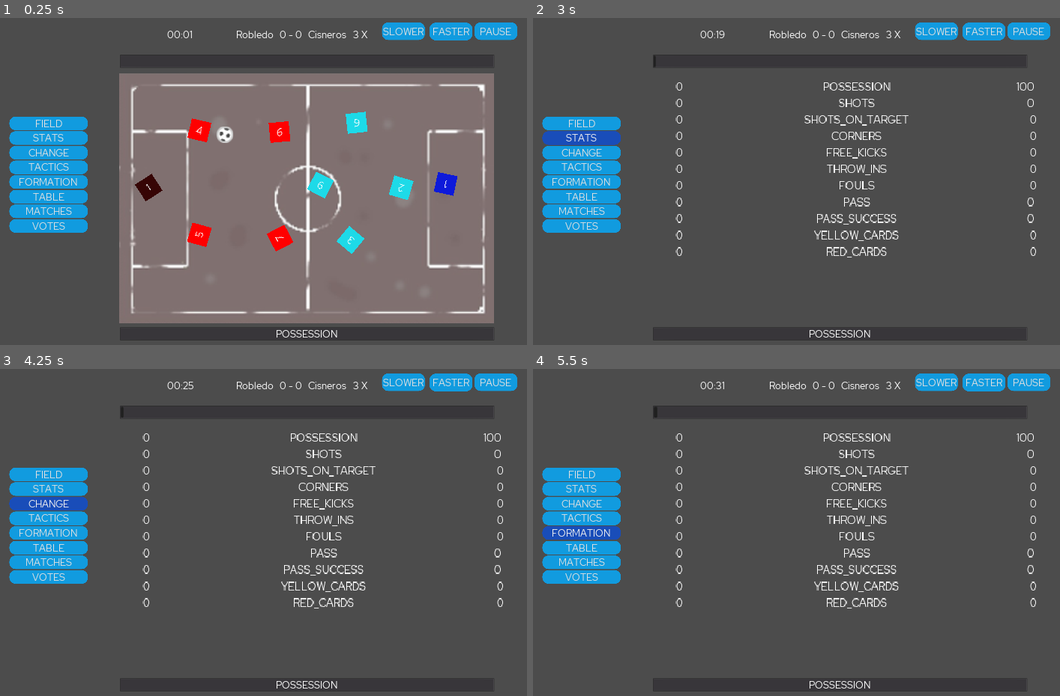
Above: before the commit, frames 1-4 (two rows, left to right).
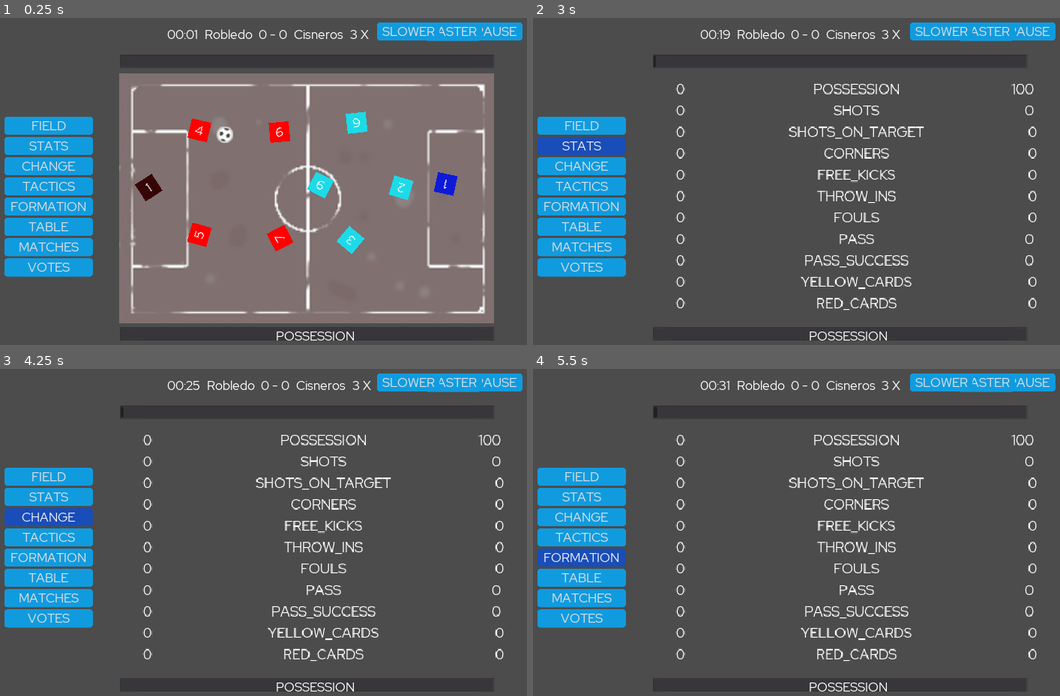
Above: after the commit, the same moments.

Repository: dulvui/futsal-manager
Game: Godot game, scene res://src/screens/match/Match.tscn
Same seed, same stepped clock (60 frames per second), same inputs: the game is played once before the commit and once after it. This scene is started directly instead of the project's main scene.
Inputs:
- Up to frame 1 (0.25 s): no input
- Up to frame 2 (3 s): click "FASTER" at 0.5 s; click "SLOWER" at 1.25 s; click "FIELD" at 2 s; click "STATS" at 2.75 s
- Up to frame 3 (4.25 s): click "CHANGE" at 3.5 s
- Up to frame 4 (5.5 s): click "TACTICS" at 4.25 s; click "FORMATION" at 5 s

The runs differ from the first frame. In frame 1, 6.1% of the frame differs, in the area x 0-100%, y 1-99%; in frame 2, 10%; in frame 3, 11%; in frame 4, 11%.
Error in both runs: Invalid get index '1' (on base: 'Array'). (res://src/utils/calendar-util/CalendarUtil.gd:86)

Commit message:
started create calendar with python. fixed formation player list last player missing bug

Diff:
--- a/game/button-normal.tres
+++ b/game/button-normal.tres
@@ -2,7 +2,9 @@
 
 [resource]
 bg_color = Color( 0.0666667, 0.607843, 0.87451, 1 )
-corner_radius_top_left = 20
-corner_radius_top_right = 20
-corner_radius_bottom_right = 20
-corner_radius_bottom_left = 20
+corner_radius_top_left = 10
+corner_radius_top_right = 10
+corner_radius_bottom_right = 10
+corner_radius_bottom_left = 10
+expand_margin_left = 16.0
+expand_margin_right = 16.0
--- a/game/button-pressed.tres
+++ b/game/button-pressed.tres
@@ -2,7 +2,9 @@
 
 [resource]
 bg_color = Color( 0.0980392, 0.301961, 0.72549, 1 )
-corner_radius_top_left = 20
-corner_radius_top_right = 20
-corner_radius_bottom_right = 20
-corner_radius_bottom_left = 20
+corner_radius_top_left = 10
+corner_radius_top_right = 10
+corner_radius_bottom_right = 10
+corner_radius_bottom_left = 10
+expand_margin_left = 15.0
+expand_margin_right = 15.0
--- a/game/src/screens/dashboard/Dashboard.gd
+++ b/game/src/screens/dashboard/Dashboard.gd
@@ -6,7 +6,6 @@
 	$TeamName.text = DataSaver.team["name"]
 #	$Buttons/Manager.text =  DataSaver.manager["name"] + " " + DataSaver.manager["surname"]
 
-	$PlayerPopUp/PlayerList.add_players()
 	$AllPlayersPopup/AllPlayerList.add_all_players()
 
 	$Date.text = CalendarUtil.get_date()
--- a/game/src/screens/match/Match.gd
+++ b/game/src/screens/match/Match.gd
@@ -17,11 +17,12 @@
 
 	var next_match = CalendarUtil.get_next_match()
 
-	for team in DataSaver.teams:
-		if team["name"] == next_match["home"]:
-			home_team = team
-		if team["name"] == next_match["away"]:
-			away_team = team
+	if next_match != null:
+		for team in DataSaver.teams:
+			if team["name"] == next_match["home"]:
+				home_team = team
+			if team["name"] == next_match["away"]:
+				away_team = team
 
 	$HUD/TopBar/Home.text = next_match["home"]
 	$HUD/TopBar/Away.text = next_match["away"]
--- a/game/src/screens/menu/Menu.tscn
+++ b/game/src/screens/menu/Menu.tscn
@@ -13,6 +13,14 @@
 "_edit_use_anchors_": false
 }
 
+[node name="ColorRect" type="ColorRect" parent="."]
+anchor_right = 1.0
+anchor_bottom = 1.0
+color = Color( 0, 0, 0, 1 )
+__meta__ = {
+"_edit_use_anchors_": false
+}
+
 [node name="CenterContainer" type="CenterContainer" parent="."]
 anchor_right = 1.0
 anchor_bottom = 1.0
@@ -21,26 +29,27 @@
 }
 
 [node name="VBoxContainer" type="VBoxContainer" parent="CenterContainer"]
-margin_left = 877.0
-margin_top = 471.0
-margin_right = 1042.0
-margin_bottom = 608.0
+margin_left = 825.0
+margin_top = 428.0
+margin_right = 1094.0
+margin_bottom = 651.0
+custom_constants/separation = 8
 
 [node name="Continue" type="Button" parent="CenterContainer/VBoxContainer"]
-margin_right = 165.0
-margin_bottom = 43.0
+margin_right = 269.0
+margin_bottom = 69.0
 text = "CONTINUE"
 
 [node name="StartGame" type="Button" parent="CenterContainer/VBoxContainer"]
-margin_top = 47.0
-margin_right = 165.0
-margin_bottom = 90.0
+margin_top = 77.0
+margin_right = 269.0
+margin_bottom = 146.0
 text = "START"
 
 [node name="Settings" type="Button" parent="CenterContainer/VBoxContainer"]
-margin_top = 94.0
-margin_right = 165.0
-margin_bottom = 137.0
+margin_top = 154.0
+margin_right = 269.0
+margin_bottom = 223.0
 text = "SETTINGS"
 
 [node name="icon" type="Sprite" parent="."]
--- a/game/src/screens/splash/SplashScreen.tscn
+++ b/game/src/screens/splash/SplashScreen.tscn
@@ -9,6 +9,14 @@
 anchor_bottom = 1.0
 theme = ExtResource( 1 )
 script = ExtResource( 2 )
+__meta__ = {
+"_edit_use_anchors_": false
+}
+
+[node name="BG" type="ColorRect" parent="."]
+anchor_right = 1.0
+anchor_bottom = 1.0
+color = Color( 0, 0, 0, 1 )
 __meta__ = {
 "_edit_use_anchors_": false
 }
--- a/game/src/ui-components/player-list/PlayerList.gd
+++ b/game/src/ui-components/player-list/PlayerList.gd
@@ -5,43 +5,43 @@
 const PlayerProfile = preload("res://src/ui-components/player-profile/PlayerProfile.tscn")
 
 func add_players():
+	var g = DataSaver.team["players"]["G"]
+	var player_profile_g = PlayerProfile.instance()
+	player_profile_g.connect("player_select",self,"select_player",[g])
+	player_profile_g.set_up_info(g)
+	$ItemList.add_child(player_profile_g)
+
+
+	var d = DataSaver.team["players"]["D"]
+	var player_profile_d = PlayerProfile.instance()
+	player_profile_d.connect("player_select",self,"select_player",[d])
+	player_profile_d.set_up_info(d)
+	$ItemList.add_child(player_profile_d)
+
+	var wl = DataSaver.team["players"]["WL"]
+	var player_profile_wl = PlayerProfile.instance()
+	player_profile_wl.connect("player_select",self,"select_player",[wl])
+	player_profile_wl.set_up_info(wl)
+	$ItemList.add_child(player_profile_wl)
+
+	var wr = DataSaver.team["players"]["WR"]
+	var player_profile_wr = PlayerProfile.instance()
+	player_profile_wr.connect("player_select",self,"select_player",[wr])
+	player_profile_wr.set_up_info(wr)
+	$ItemList.add_child(player_profile_wr)
+
+	var p = DataSaver.team["players"]["P"]
+	var player_profile_p = PlayerProfile.instance()
+	player_profile_p.connect("player_select",self,"select_player",[p])
+	player_profile_p.set_up_info(p)
+	$ItemList.add_child(player_profile_p)
+
 	for player in DataSaver.team["players"]["subs"]:
 		var player_profile = PlayerProfile.instance()
 		player_profile.connect("player_select",self,"select_player",[player])
 		$ItemList.add_child(player_profile)
 		player_profile.set_up_info(player)
 
-
-
-	var g = DataSaver.team["players"]["G"]
-	var player_profile_g = PlayerProfile.instance()
-	player_profile_g.connect("player_select",self,"select_player",[g])
-	$ItemList.add_child(player_profile_g)
-	player_profile_g.set_up_info(g)
-
-	var d = DataSaver.team["players"]["D"]
-	var player_profile_d = PlayerProfile.instance()
-	player_profile_d.connect("player_select",self,"select_player",[d])
-	$ItemList.add_child(player_profile_d)
-	player_profile_d.set_up_info(d)
-
-	var wl = DataSaver.team["players"]["WL"]
-	var player_profile_wl = PlayerProfile.instance()
-	player_profile_wl.connect("player_select",self,"select_player",[wl])
-	$ItemList.add_child(player_profile_wl)
-	player_profile_wl.set_up_info(wl)
-
-	var wr = DataSaver.team["players"]["WR"]
-	var player_profile_wr = PlayerProfile.instance()
-	player_profile_wr.connect("player_select",self,"select_player",[wr])
-	$ItemList.add_child(player_profile_wr)
-	player_profile_wr.set_up_info(wr)
-
-	var p = DataSaver.team["players"]["P"]
-	var player_profile_p = PlayerProfile.instance()
-	player_profile_p.connect("player_select",self,"select_player",[p])
-	$ItemList.add_child(player_profile_p)
-	player_profile_p.set_up_info(p)
 
 func add_all_players():
 	var i = 0
--- a/game/src/ui-components/player-list/PlayerList.tscn
+++ b/game/src/ui-components/player-list/PlayerList.tscn
@@ -4,22 +4,36 @@
 [ext_resource path="res://theme.tres" type="Theme" id=2]
 
 [sub_resource type="StyleBoxFlat" id=1]
-bg_color = Color( 0.105882, 0.254902, 0.694118, 1 )
+content_margin_left = 40.0
+content_margin_right = 40.0
+content_margin_top = 60.0
+content_margin_bottom = 60.0
+bg_color = Color( 0, 0, 0, 1 )
 
 [node name="PlayerList" type="ScrollContainer"]
 anchor_right = 1.0
 anchor_bottom = 1.0
 margin_right = -520.0
-margin_bottom = -79.9999
+margin_bottom = -280.0
+size_flags_horizontal = 3
+size_flags_vertical = 3
 theme = ExtResource( 2 )
 custom_styles/bg = SubResource( 1 )
+scroll_horizontal_enabled = false
 script = ExtResource( 1 )
 __meta__ = {
 "_edit_use_anchors_": false
 }
 
 [node name="ItemList" type="VBoxContainer" parent="."]
-custom_constants/separation = 60
+margin_left = 40.0
+margin_top = 60.0
+margin_right = 1360.0
+margin_bottom = 740.0
+size_flags_horizontal = 3
+size_flags_vertical = 3
+custom_constants/separation = 68
+alignment = 1
 __meta__ = {
 "_edit_use_anchors_": false
 }
--- a/game/src/ui-components/table/Table.gd
+++ b/game/src/ui-components/table/Table.gd
@@ -46,4 +46,6 @@
 func point_sorter(a, b):
 	if a["points"] > b["points"]:
 		return true
+	elif a["points"] == b["points"] and a["goals_made"] - a["goals_against"] > b["goals_made"] - b["goals_against"]:
+		return true
 	return false
--- a/game/src/utils/match-maker/MatchMaker.gd
+++ b/game/src/utils/match-maker/MatchMaker.gd
@@ -14,9 +14,15 @@
 
 	var last_team = random_teams.pop_front()
 
+	var home = true
+
 	for i in random_teams.size():
 		var current_match_day = []
-		var matchOne = {"home": last_team["name"],"away": random_teams[0]["name"], "result":":"}
+		var matchOne
+		if home:
+			matchOne = {"home": last_team["name"],"away": random_teams[0]["name"], "result":":"}
+		else:
+			matchOne = {"home": random_teams[0]["name"],"away": last_team["name"], "result":":"}
 		current_match_day.append(matchOne)
 
 		var copy = random_teams.duplicate(true)
@@ -26,11 +32,16 @@
 			var home_index = j
 			var away_index = - j - 1
 
-			var matchTwo = {"home": copy[away_index]["name"],"away":copy[home_index]["name"], "result":":"}
-
+			var matchTwo
+			if home:
+				matchTwo = {"home": copy[home_index]["name"],"away":copy[away_index]["name"], "result":":"}
+			else:
+				matchTwo = {"home": copy[away_index]["name"],"away":copy[home_index]["name"], "result":":"}
 			current_match_day.append(matchTwo)
 		matches.append(current_match_day)
 		_shift_array(random_teams)
+		home = !home
+		print("home " + str(home))
 
 
 	# ritorno
--- a/game/theme.tres
+++ b/game/theme.tres
@@ -5,7 +5,7 @@
 [ext_resource path="res://button-normal.tres" type="StyleBox" id=3]
 
 [sub_resource type="DynamicFont" id=1]
-size = 32
+size = 42
 font_data = ExtResource( 1 )
 
 [resource]
@@ -21,3 +21,4 @@
 Button/styles/hover = ExtResource( 2 )
 Button/styles/normal = ExtResource( 3 )
 Button/styles/pressed = ExtResource( 2 )
+VBoxContainer/constants/separation = 8
Not shown, added: names/calendar-creator.py
